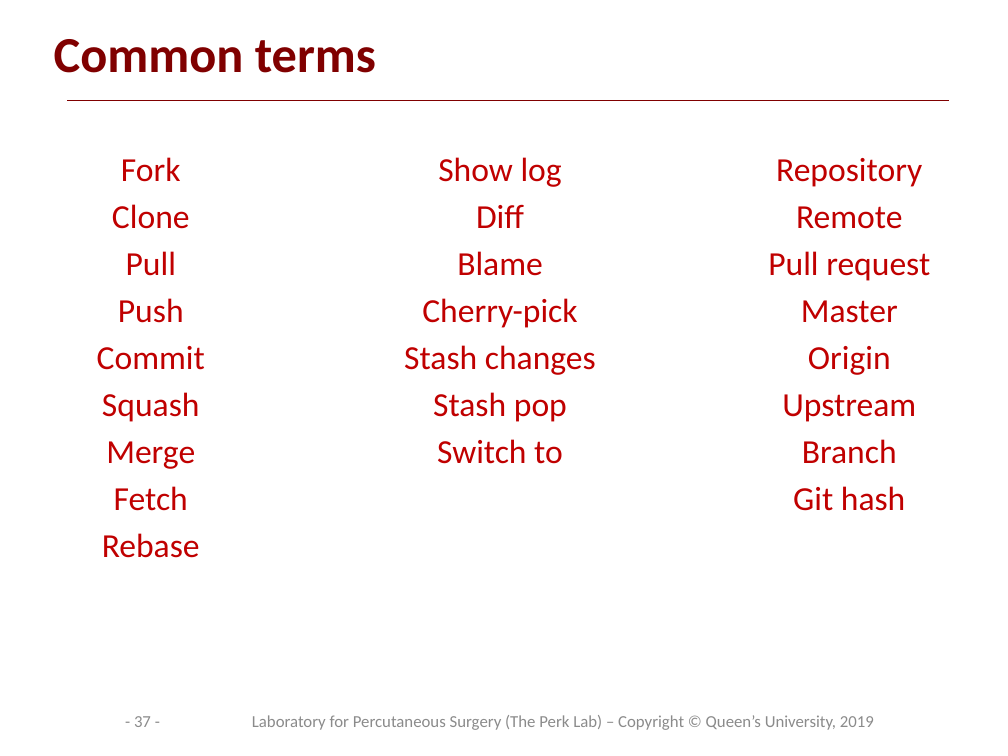
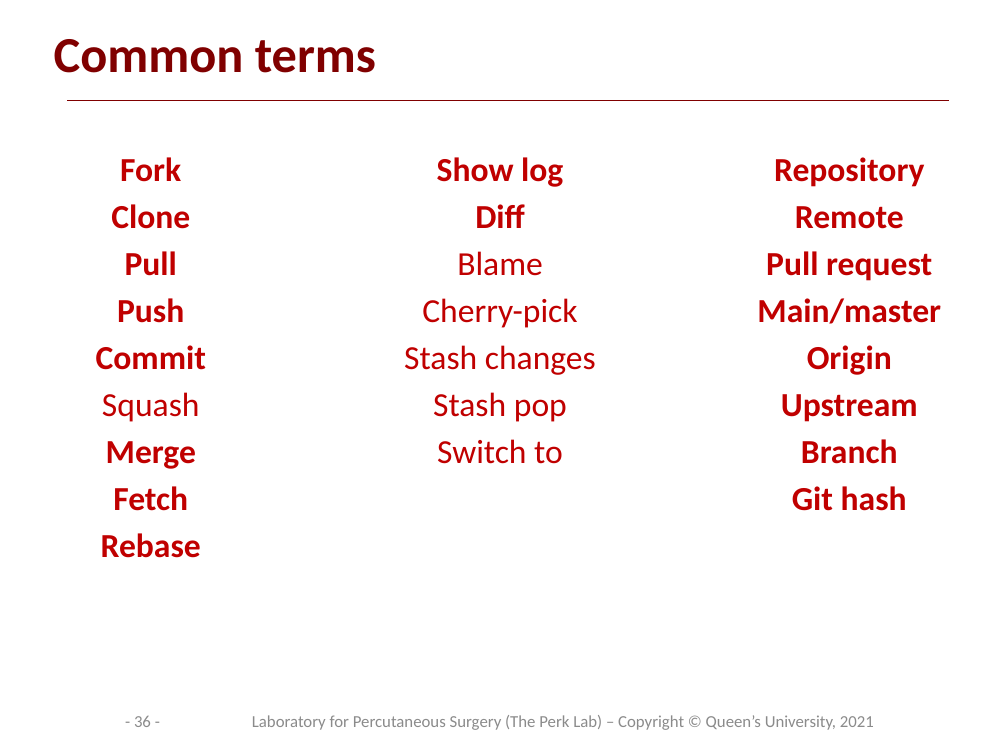
Before and after one commit to PerkLab/PerkLabBootcamp, a slide deck: slide 36 of Doc/day1_2_PerkLabProjectManagement.pptx (slide 37 before the commit). Drawn at 1008x756 pixels with LibreOffice and Linux fonts; fonts in the diff are those of the drawing; background and template pictures are left out. Boxes give left, top, right and bottom in pixels: in the first picture for what was removed or moved away, otherwise in the second. Text is boxed around its words. In the diff, an @@ line names an element or a change of style, - is before the commit and + after.

```diff
--- a/Doc/day1_2_PerkLabProjectManagement.pptx
+++ b/Doc/day1_2_PerkLabProjectManagement.pptx
@@ text at [96,157,206,558]: bold on in "Fork", "Clone", "Pull", "Push" and 4 more places @@
@@ text at [437,157,563,228]: bold on in "Show log", "Diff" @@
@@ text at [766,157,932,511]: bold on in "Repository", "Remote", "Pull request", "Origin" and 3 more places @@
@@ text at [757,298,941,324]: text changed; bold on @@
-Master
+Main/master
@@ page number at [134,716,151,727]: text changed @@
-- 37 -
+- 36 -
@@ text at [252,715,874,730]: text changed @@
-Laboratory for Percutaneous Surgery (The Perk Lab) – Copyright © Queen’s University, 2019
+Laboratory for Percutaneous Surgery (The Perk Lab) – Copyright © Queen’s University, 2021
```
Also in this commit, not shown: 29 other slides changed, 6 slides added, 7 slides removed, 6 other files.
